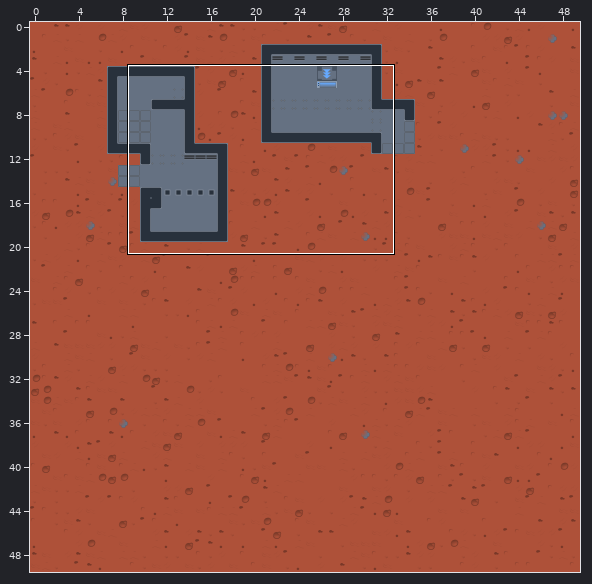
Tiled map, stored at level1.tmx. The first picture is a wide view before the edit; the outline marks the close-up.
Close-up. Earlier state:
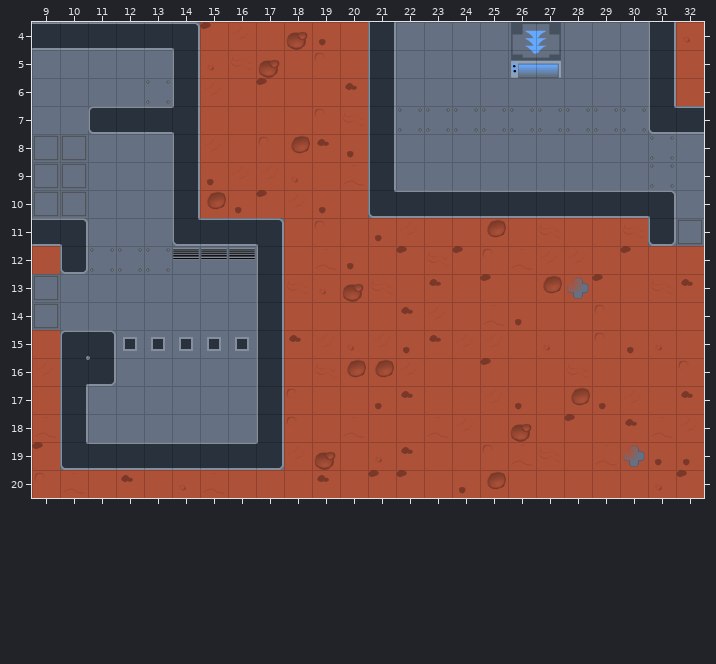
Cells are 32x32 px. Shown: x 9..32, y 4..20.
The result:
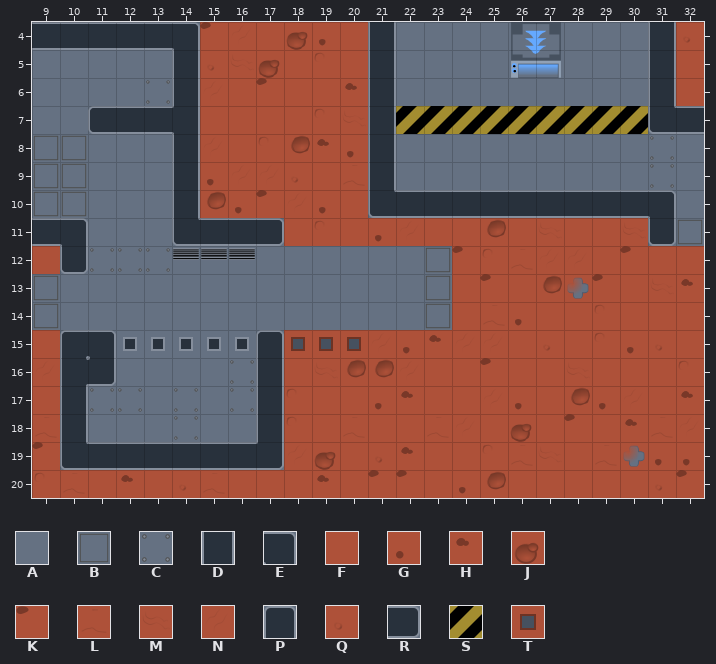
Key: from "Mars": A 0, B 1, C 3, D 4, E 7, F 8, G 9, H 10, J 12, K 13, L 16, M 17, N 18, P 20, Q 25, R 29, S 34, T 41.
_ is an empty cell.
The edit:
Layer "Map":
y 7: x 22..30 CCCCCCCCC -> SSSSSSSSS
y 11: x 17 E -> R
y 12: x 17..23 DFLGFKM -> AAAAAAB
y 13: x 17..23 DMQJMFH -> AAAAAAB
y 14: x 17..23 DFFFFHN -> AAAAAAB
y 15: x 17..20 DHNQ -> PTTT
y 16: x 16 A -> C
y 17: x 11..12 AA -> CC; x 14 A -> C; x 16 A -> C
y 18: x 14 A -> C
Where, in picture pixels (left, top, right, bottom), the same in both close-ups:
changed: (396, 106, 648, 134)
changed: (230, 241, 452, 412)
changed: (90, 388, 142, 412)
changed: (174, 388, 198, 440)
